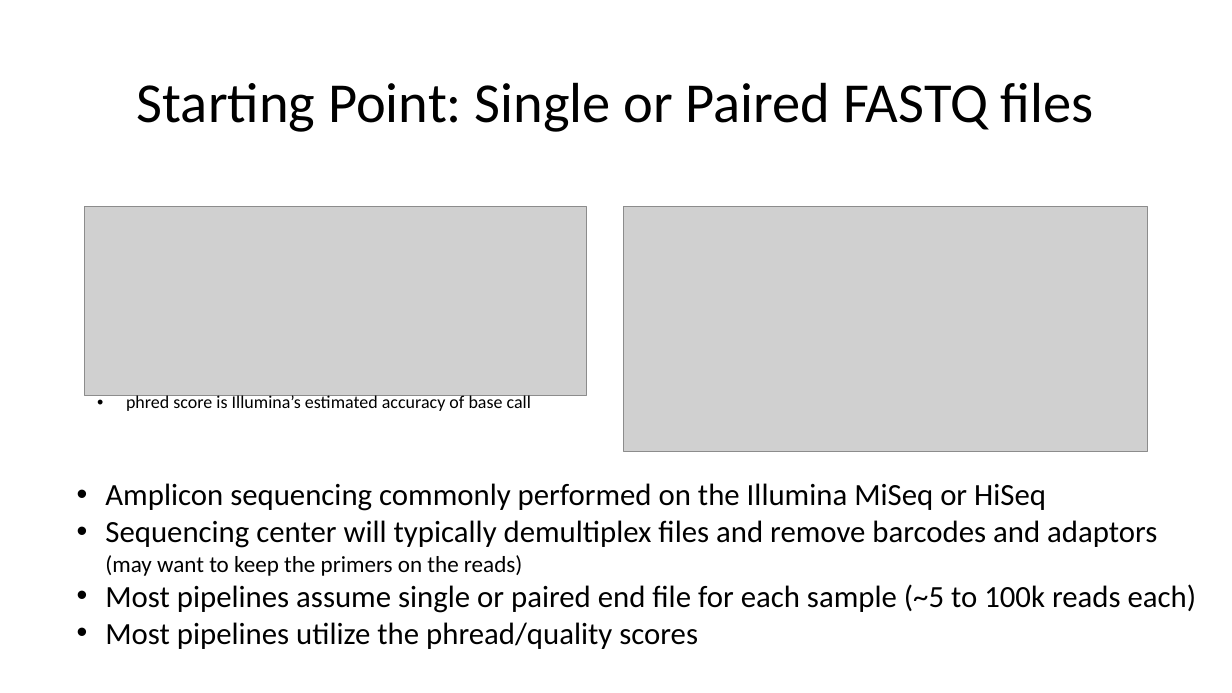
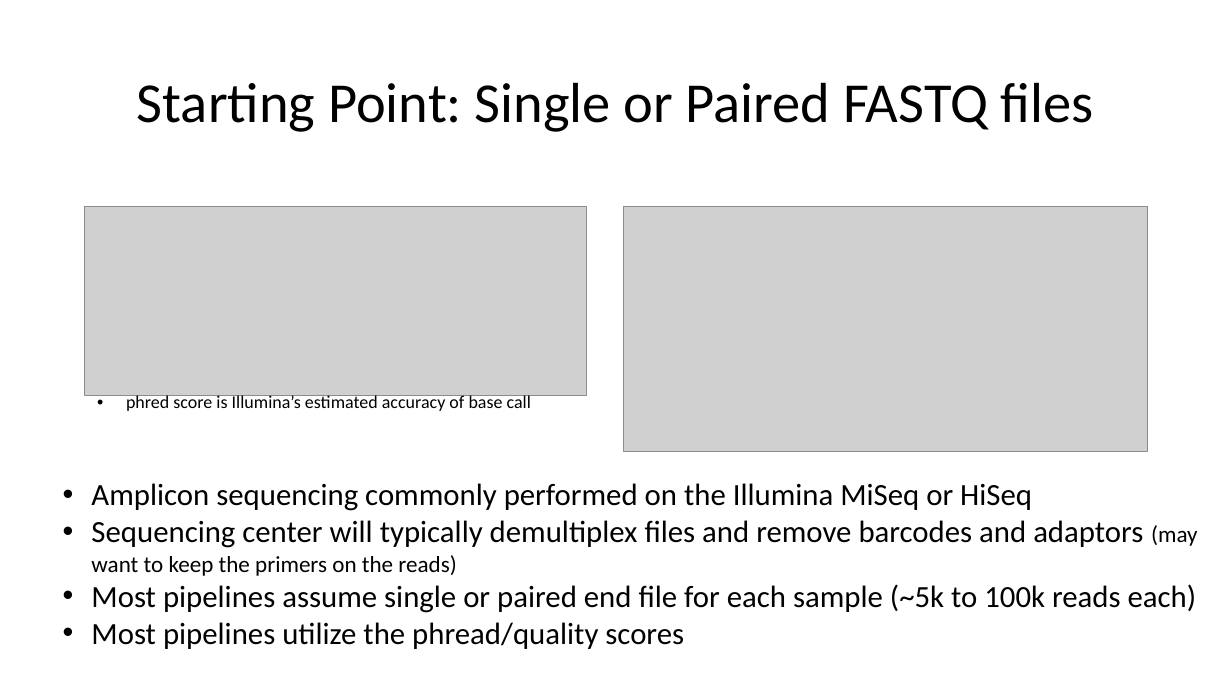
Before and after one commit to Nick243/Introduction-to-Metagenomics-Summer-Workshop-2019, a slide deck: slide 8 of CCHMC Microbiome Workshop - Amplicon Deniosing - 7-10-19.pptx (slide 7 before the commit). Drawn at 1232x693 pixels with LibreOffice and Linux fonts; fonts in the diff are those of the drawing; grey boxes stand for pictures. Boxes give left, top, right and bottom in pixels: in the first picture for what was removed or moved away, otherwise in the second. Text is boxed around its words. In the diff, an @@ line names an element or a change of style, - is before the commit and + after.

```diff
--- a/CCHMC Microbiome Workshop - Amplicon Deniosing - 7-10-19.pptx
+++ b/CCHMC Microbiome Workshop - Amplicon Deniosing - 7-10-19.pptx
@@ text "Amplicon sequencing commonly performed on ...": place and size @@
-text "Amplicon sequencing commonly performed on ..." at (105, 483, 1197, 649)
+text "Amplicon sequencing commonly performed on ..." at (91, 483, 1197, 649)
@@ text at (91, 584, 1197, 613): text changed @@
-• Most pipelines assume single or paired end file for each sample (~5 to 100k reads each)
+• Most pipelines assume single or paired end file for each sample (~5k to 100k reads each)
```
Also in this commit, not shown: 2 other slides changed, 1 slide added, 1 slide removed.
